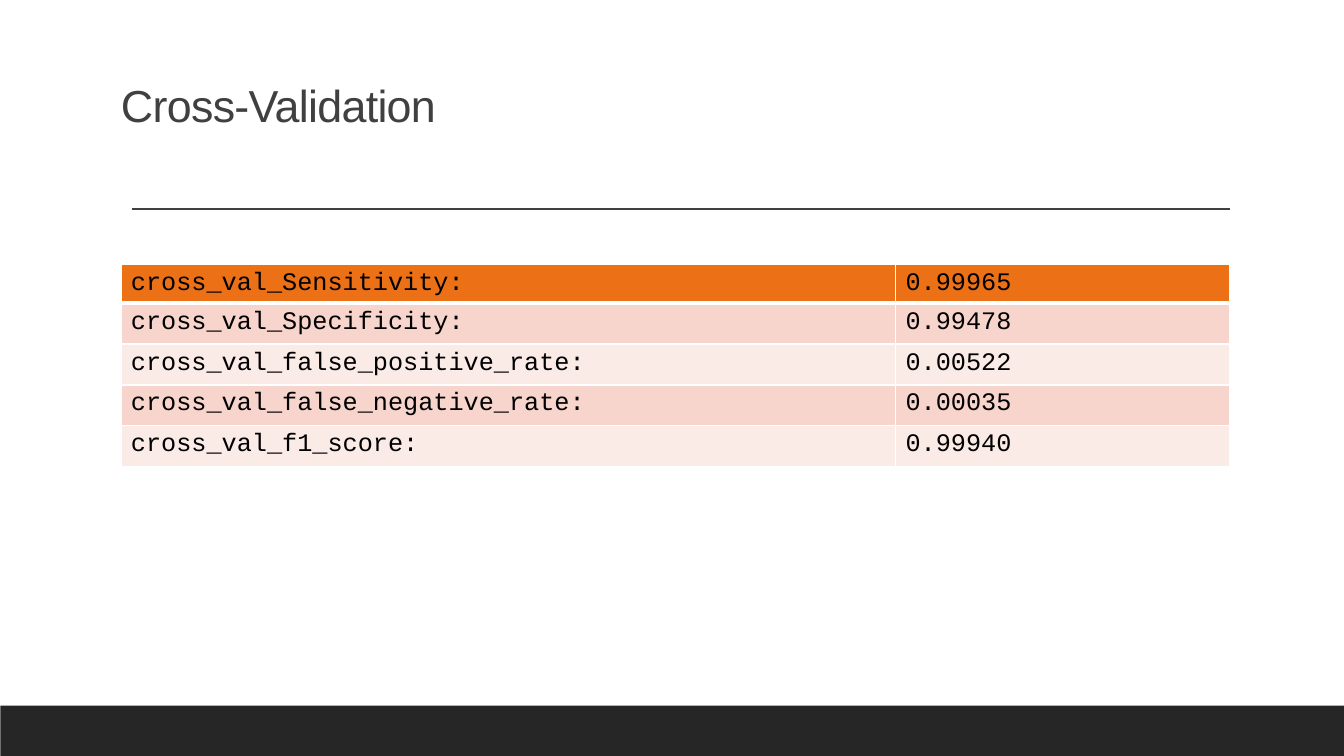
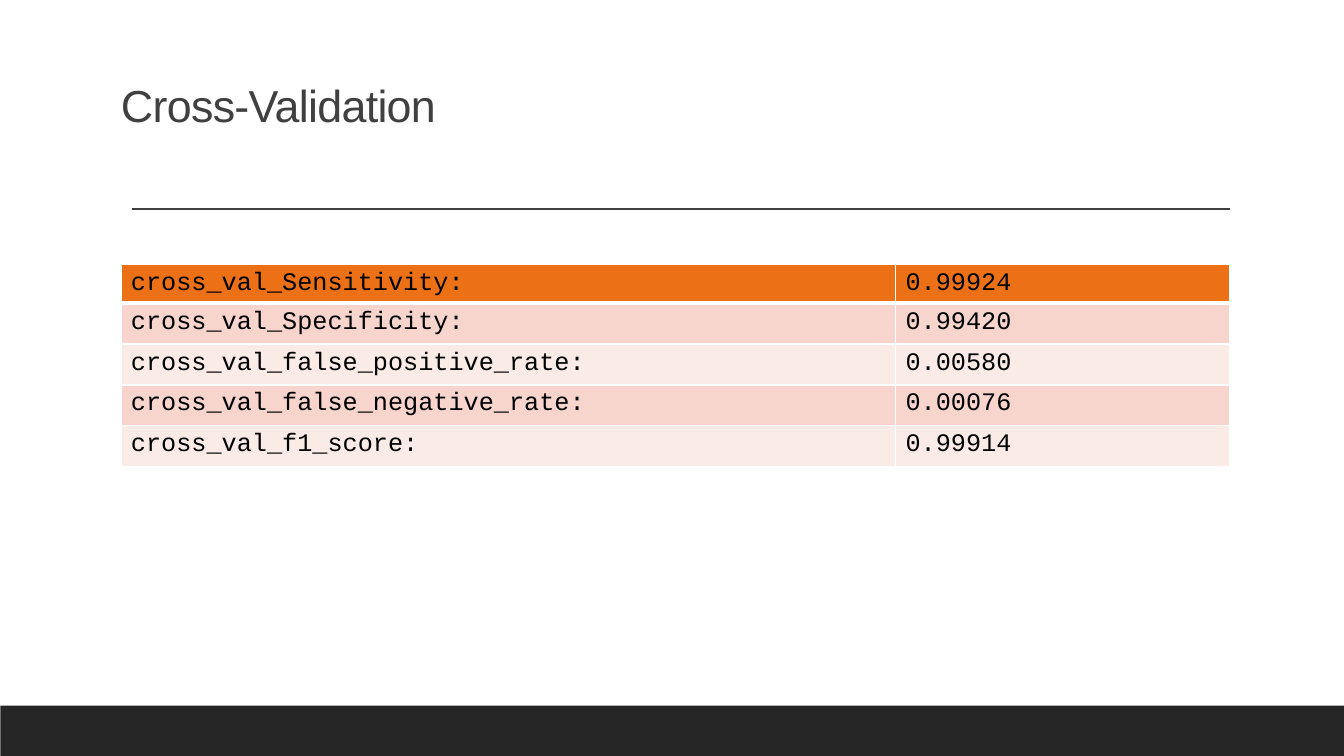
Before and after one commit to Choc91/General-Assembly-Capstone, a slide deck: slide 6 of Credit Risk Capstone Project.pptx. Drawn at 1344x756 pixels with LibreOffice and Linux fonts; fonts in the diff are those of the drawing. Boxes give left, top, right and bottom in pixels: in the first picture for what was removed or moved away, otherwise in the second. Text is boxed around its words. In the diff, an @@ line names an element or a change of style, - is before the commit and + after.

```diff
--- a/Credit Risk Capstone Project.pptx
+++ b/Credit Risk Capstone Project.pptx
@@ table at [121, 264, 1230, 468] @@
-row 1, column 2: 0.99965
+row 1, column 2: 0.99924
-row 2, column 2: 0.99478
+row 2, column 2: 0.99420
-row 3, column 2: 0.00522
+row 3, column 2: 0.00580
-row 4, column 2: 0.00035
+row 4, column 2: 0.00076
-row 5, column 2: 0.99940
+row 5, column 2: 0.99914
```
Also in this commit, not shown: 2 other slides changed.
